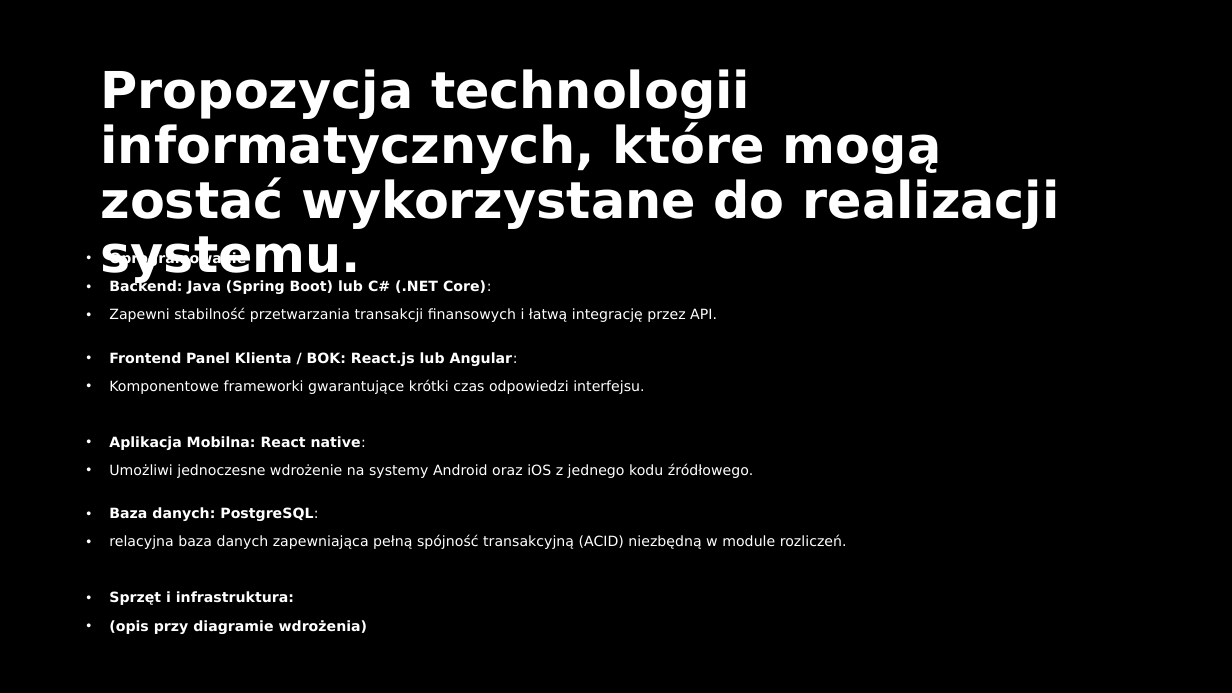
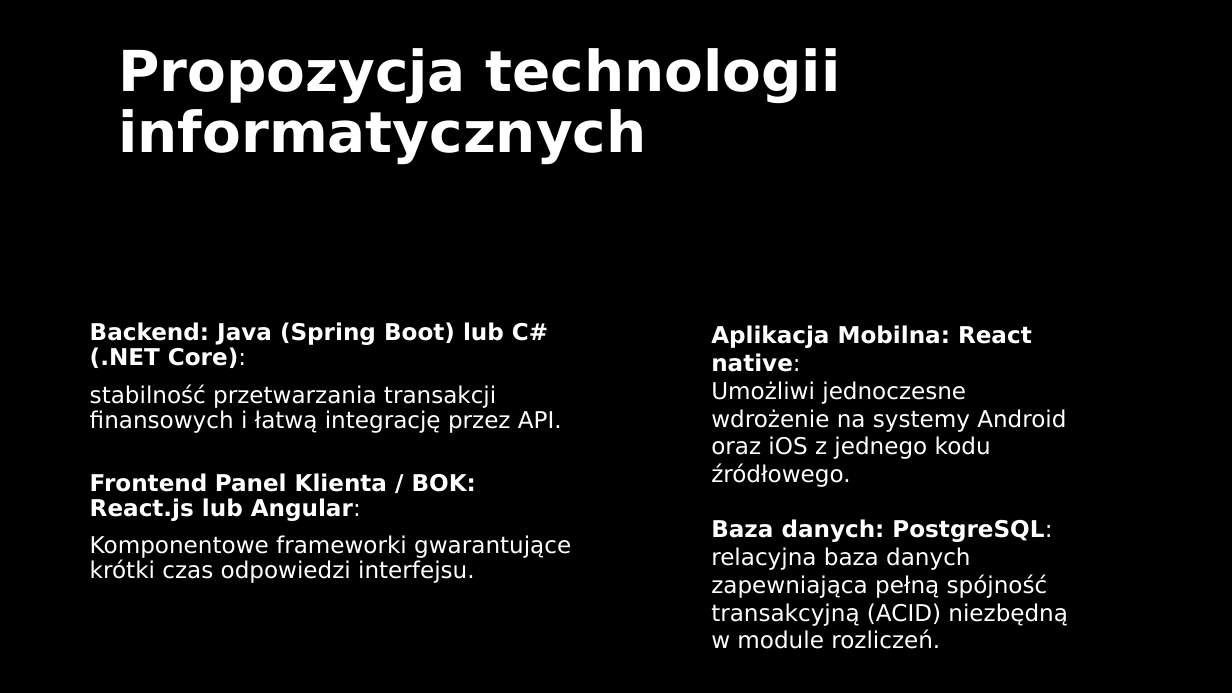
Before and after one commit to jonatanalimowski/io_projekt, a slide deck: slide 10 of IO-Projekt.pptx (slide 11 before the commit). Drawn at 1232x693 pixels with LibreOffice and Linux fonts; fonts in the diff are those of the drawing. Boxes give left, top, right and bottom in pixels: in the first picture for what was removed or moved away, otherwise in the second. Text is boxed around its words. In the diff, an @@ line names an element or a change of style, - is before the commit and + after.

```diff
--- a/IO-Projekt.pptx
+++ b/IO-Projekt.pptx
@@ title at bbox=[118, 48, 841, 164]: text changed; size 39.6 to 44 pt @@
-Propozycja technologii informatycznych, które mogą zostać wykorzystane do realizacji systemu.
+Propozycja technologii informatycznych
@@ text at bbox=[109, 251, 246, 266]: paragraph removed @@
-• Oprogramowanie
@@ text "Backend: Java (Spring Boot) lub ...": place and size @@
-text "Backend: Java (Spring Boot) lub ..." at bbox=[109, 251, 847, 634]
+text "Backend: Java (Spring Boot) lub ..." at bbox=[90, 322, 571, 583]
@@ text at bbox=[90, 322, 571, 583]: size 11 to 18 pt in "Backend: Java (Spring Boot) lub C# (.NET ...", "Frontend Panel Klienta / BOK: React.js lub ...", "Komponentowe frameworki gwarantujące krótki czas odpowiedzi  ..."; bullet • to none @@
@@ text added at bbox=[711, 325, 1068, 649], 18 pt, text #FFFFFF @@
+Aplikacja Mobilna: React native:
+Umożliwi jednoczesne wdrożenie na systemy Android oraz iOS z jednego kodu źródłowego.
+Baza danych: PostgreSQL:
+relacyjna baza danych zapewniająca pełną spójność transakcyjną (ACID) niezbędną w module rozliczeń.
@@ text at bbox=[90, 384, 562, 433]: text changed; size 11 to 18 pt @@
-• Zapewni stabilność przetwarzania transakcji finansowych i łatwą integrację przez API.
+stabilność przetwarzania transakcji finansowych i łatwą integrację przez API.
@@ text at bbox=[109, 436, 847, 634]: paragraphs removed @@
-• Aplikacja Mobilna: React native:
-• Umożliwi jednoczesne wdrożenie na systemy Android oraz iOS z jednego kodu źródłowego.
-• Baza danych: PostgreSQL:
-• relacyjna baza danych zapewniająca pełną spójność transakcyjną (ACID) niezbędną w module rozliczeń.
-• Sprzęt i infrastruktura:
-• (opis przy diagramie wdrożenia)
```
Also in this commit, not shown: 6 other slides changed, 3 slides added, 4 slides removed, 1 other file.
